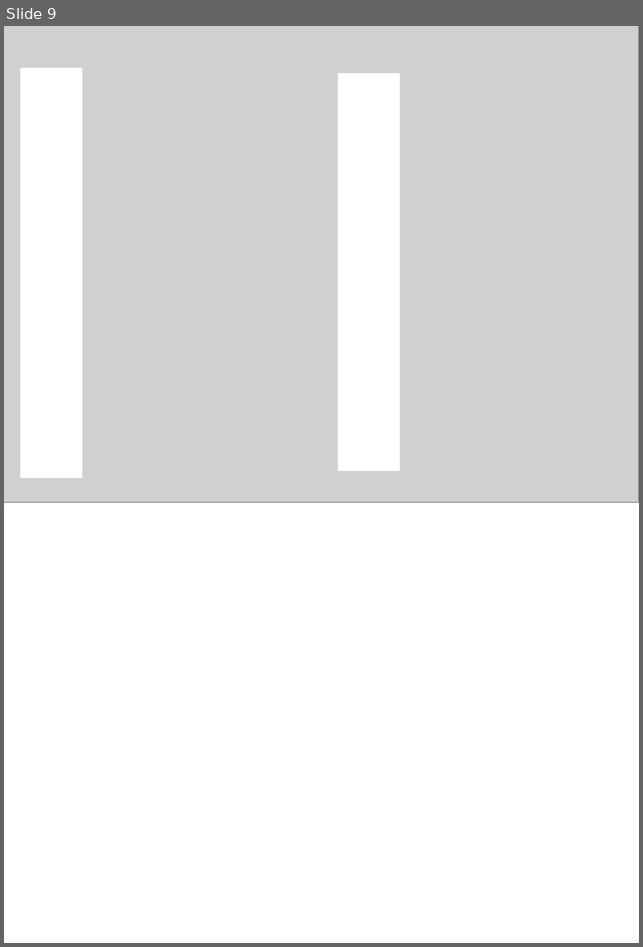
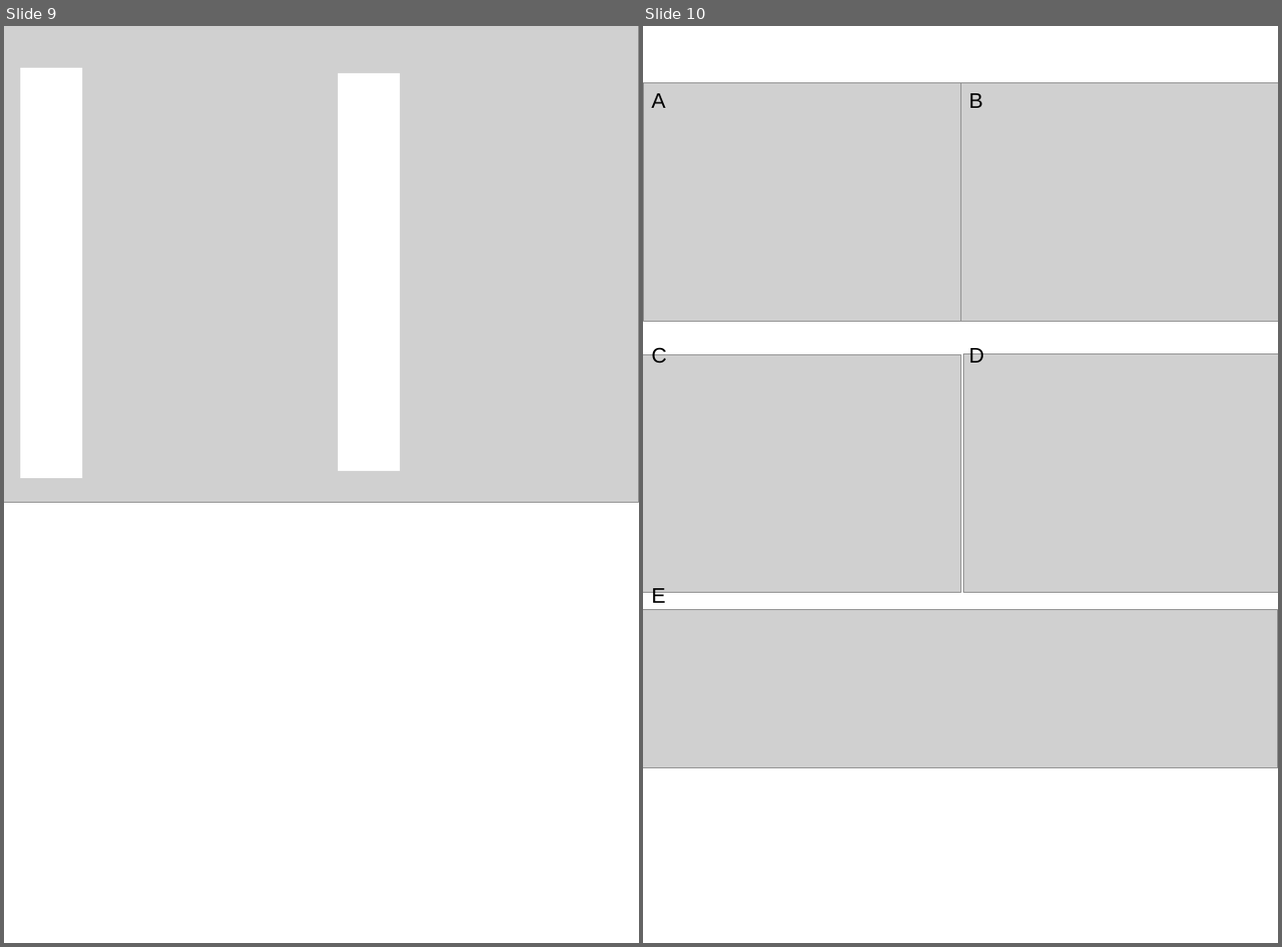
Before and after one commit to DiseaseTranscriptomicsLab/CHARM, a slide deck: Images/Images.pptx. Shown side by side, each under a label of ours: slide 9 before the commit, slides 9 and 10 after it. The pictures are 643x947 and 1282x947 pixels, drawn with LibreOffice and Linux fonts; fonts in the diff are those of the drawing; grey boxes stand for pictures. Boxes give left, top, right and bottom in pixels: in the first picture for what was removed or moved away, otherwise in the second. Text is boxed around its words. In the diff, an @@ line names an element or a change of style, - is before the commit and + after.

```diff
--- a/Images/Images.pptx
+++ b/Images/Images.pptx
@@ slide 10 added at box(643, 26, 1278, 943), background #FFFFFF @@
@@ group added at box(643, 82, 1278, 769): 5 pictures, 5 texts @@
+A
+B
+C
+D
+E
```
Also in this commit, not shown: 1 slide changed, 1 other slide added, 12 other files.
